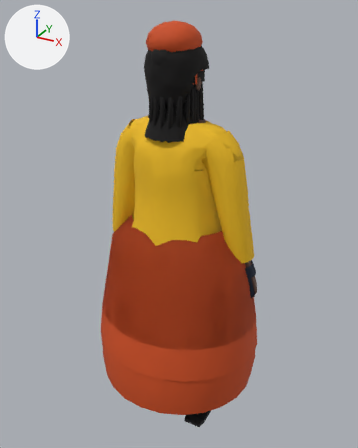
The Blender file blender/chr/chr_femme_ronde.blend: old version first, new version second.
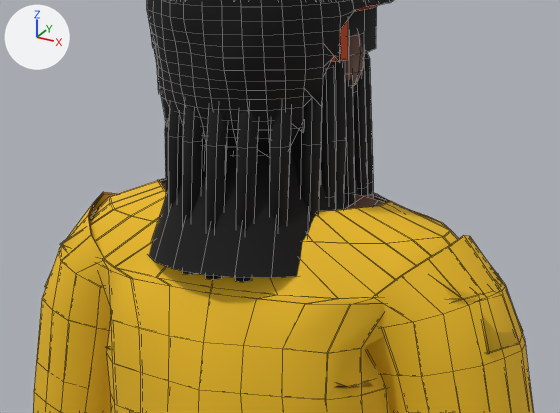
There are two pictures of each version: one whole from a 50 mm lens placed at (0.873, -1.578, 1.711), pointed at (-0.015, 0.036, 0.904), one close up on the part from 29% to 71% of the width and 15% to 40% of the height. Lighting does not change. The marker at upper left points along +X, +Y and +Z. The older version's two pictures come first. The close-ups show mesh edges as thin lines.

Names of what the first close-up shows: 'chr_afro', 'chr_corps', 'chr_haut', 'chr_haut_long', 'chr_meches', 'chr_tresse_3', 'chr_tresse_4', 'chr_tresse_5', 'chr_tresse_6', 'chr_tresse_7', 'chr_vanille_11', 'chr_vanille_12', 'chr_vanille_13' and 8 more.
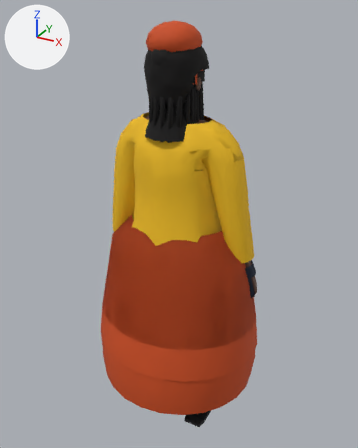
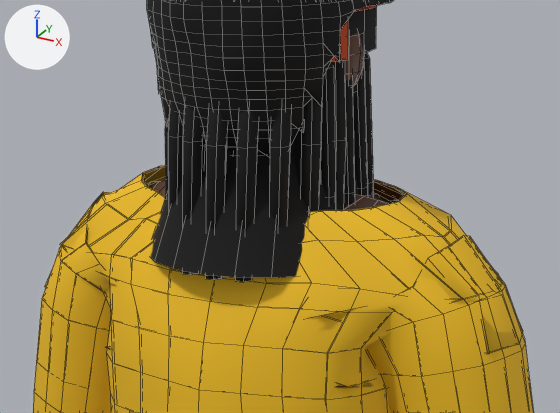
The change, as a list of edits to the scene's bpy script:
```text
Change me_chr_haut:
    used by ob_chr_haut; location = (0.0, 0.0, 0.0)
    remove me_chr_haut.from_pydata(...)  # 548 vertices, 488 faces; spans x -0.272..0.272, y -0.171..0.196, z 0.791..1.338
    add me_chr_haut.from_pydata(...)  # 548 vertices, 488 faces; spans x -0.272..0.272, y -0.171..0.196, z 0.791..1.347
    me_chr_haut part 1: 100 of 548 vertices moved; they spanned x -0.168..0.168, y -0.121..0.127, z 1.242..1.338 and now span x -0.177..0.177, y -0.121..0.129, z 1.234..1.347; mean shift (0.0, 0.001, 0.0); largest move (-0.118, 0.078, 1.253) -> (-0.098, 0.124, 1.255)
Change me_chr_haut_long:
    used by ob_chr_haut_long; location = (0.0, 0.0, 0.0)
    remove me_chr_haut_long.from_pydata(...)  # 644 vertices, 584 faces; spans x -0.318..0.318, y -0.173..0.198, z 0.791..1.338
    add me_chr_haut_long.from_pydata(...)  # 644 vertices, 584 faces; spans x -0.318..0.318, y -0.173..0.198, z 0.791..1.349
    me_chr_haut_long part 2: 100 of 644 vertices moved; they spanned x -0.169..0.169, y -0.123..0.129, z 1.242..1.338 and now span x -0.177..0.177, y -0.123..0.131, z 1.234..1.349; mean shift (0.0, 0.002, 0.001); largest move (-0.117, 0.08, 1.253) -> (-0.096, 0.127, 1.255)
```

Location of each change, (x1, y1, x2, y2) in pixels of the close-ups (560 x 413 px; the box of a moved part takes in the faces that stretch with it):
'chr_haut_long', reshaped
    before: (33, 179, 534, 413)
    after: (33, 166, 534, 413)
'chr_haut', reshaped (mostly hidden)
    before: (88, 179, 390, 387)
    after: (86, 167, 406, 387)
part 1 of me_chr_haut, moved or reshaped (mostly hidden before)
    before: (89, 179, 390, 253)
    after: (86, 167, 406, 319)
part 2 of me_chr_haut_long, moved or reshaped
    before: (59, 179, 502, 377)
    after: (59, 166, 502, 377)
